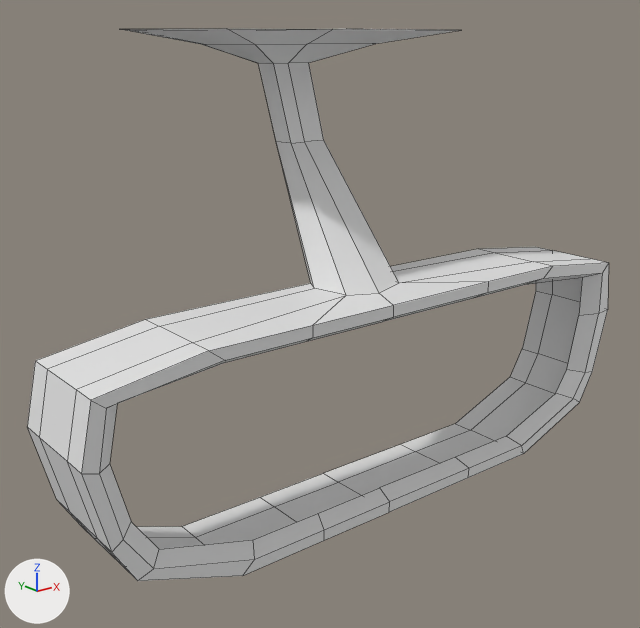
Two versions of the FBX model CrowUnitySouces/Assets/Models/retro.fbx, one commit apart.
Both versions are drawn from a camera (50 mm lens) standing at (-2.48, -4.68, 1.43) and looking at (-0.34, -2.0, 0.35). The axes (+X, +Y, +Z) are drawn at lower left. The lights are the same throughout. Mesh edges are drawn as thin lines. Where no turn or scale is listed for an object, it has been applied to the vertices.
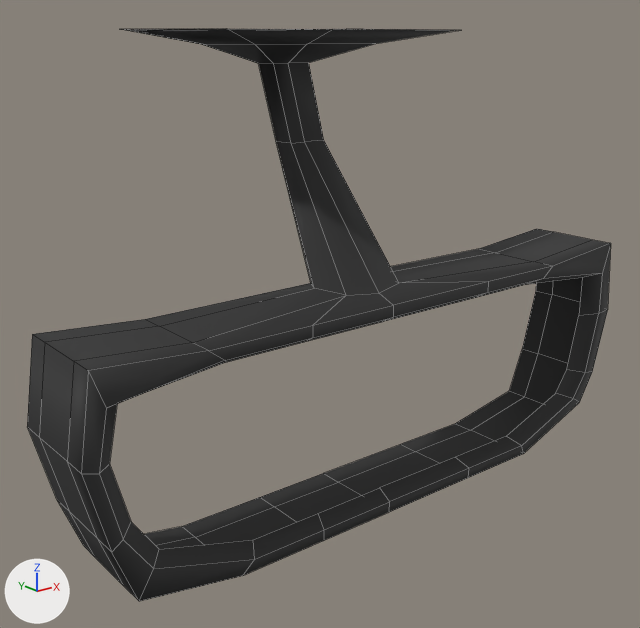
The change in detail:
Material 'Material' (mat_material) is new.
Its base color is (0.0237, 0.0237, 0.0237) (black #2b2b2b).
Its roughness is 0.69.
me_cube_001 has 141 vertices, 122 faces and spans x -1.26..1.26, y -0.2..0.98, z -0.41..1.35.
me_cube_001 is used by ob_cube; location (-0.337, -2.297, 0.108).
Before the commit, vertices of me_cube_001: 5 (-1.11, -0.2, -0.27) at pixel (137, 580), 7 (-1.11, 0.2, -0.27) at pixel (81, 526), 42 (-1.11, -0.1, -0.27) at pixel (123, 566), 43 (-1.11, 0.1, -0.27) at pixel (94, 538).
Before the commit, vertices of me_cube_001: 9 (1.23, 0.2, 0.36) at pixel (535, 246), 10 (1.23, -0.2, 0.36) at pixel (608, 262), 20 (1.23, -0.1, 0.36) at pixel (590, 258), 21 (1.23, 0.1, 0.36) at pixel (552, 250).
Before the commit, vertices of me_cube_001: 13 (-1.21, -0.2, 0.35) at pixel (90, 400), 14 (-1.21, 0.2, 0.35) at pixel (35, 360), 36 (-1.21, 0.1, 0.35) at pixel (47, 369), 37 (-1.21, -0.1, 0.35) at pixel (76, 389).
Before the commit, vertices of me_cube_001: 0 (1.11, 0.2, -0.27) at pixel (510, 376), 26 (1.11, 0.1, -0.27) at pixel (525, 382), 27 (1.11, -0.1, -0.27).
Part 1, on me_cube_001:
Vertices 5, 7, 42, 43 of me_cube_001 move by (0.0, 0.0, -0.07).
Part 2, on me_cube_001:
Vertices 9, 10, 20, 21 of me_cube_001 move by (0.0, 0.0, 0.09).
Part 3, on me_cube_001:
Vertices 13, 14, 36, 37 of me_cube_001 move by (0.0, 0.0, 0.09).
Part 4, on me_cube_001:
Vertices 0, 26, 27 of me_cube_001 move by (0.0, 0.0, -0.07).
me_cube_001 part 5: edges marked sharp go from 162 to 0.
me_cube_001 now uses material mat_material (black #2b2b2b).

Where the change shows, as pixel boxes (x1, y1, x2, y2) in the pictures (640 x 628 px; the box of a moved part takes in the faces that stretch with it):
'Cube', recoloured, reshaped, shading changed (grey to black)
    before: (27, 29, 609, 581)
    after: (27, 29, 611, 602)
part 1 of me_cube_001, moved or reshaped
    before: (60, 503, 254, 581)
    after: (57, 500, 254, 602)
part 2 of me_cube_001, moved or reshaped
    before: (482, 247, 609, 314)
    after: (480, 229, 611, 314)
part 3 of me_cube_001, moved or reshaped
    both: (27, 319, 225, 474)
part 4 of me_cube_001, moved or reshaped
    both: (455, 349, 568, 441)
part 5 of me_cube_001, shading changed
    both: (28, 29, 608, 576)
